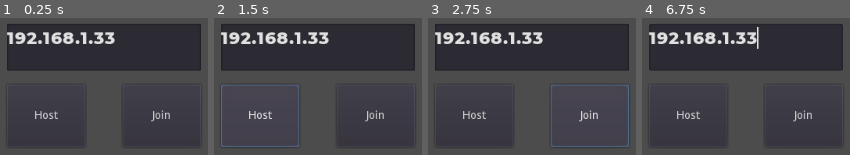
Above: before the commit, frames 1-4 (left to right).
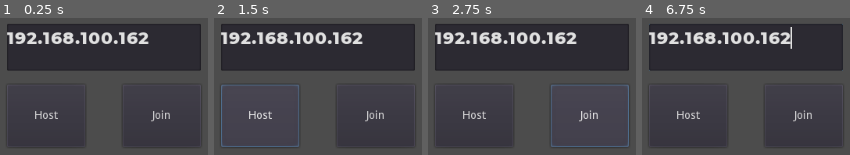
Above: after the commit, the same moments.

Repository: renosyah/mini-thunder
Game: Godot game, scene res://menu/lobby/lobby.tscn
Two runs of this game, one before a commit and one after it. Both use one fixed random seed, a clock stepped at 60 frames per second and the inputs below.
Inputs (mouse positions are in pixels of both pictures, inside the frame that each line leads up to):
- Up to frame 1 (0.25 s): no input
- Up to frame 2 (1.5 s): tap Enter at 0.5 s; move the mouse to (outside the picture) at 0.52 s; hold Right (ui_right) 0.53-1.25 s; click (outside the picture) at 0.67 s; click "Host" at 1.25 s
- Up to frame 3 (2.75 s): click "Join" at 2 s
- Up to frame 4 (6.75 s): drag from (outside the picture) to (706, 148) at 2.77 s; move the mouse to (outside the picture) at 3.52 s; hold Right (ui_right) 3.53-4.25 s; drag from (706, 148) to (outside the picture) at 4.27 s; move the mouse to (outside the picture) at 5.02 s; hold Left (ui_left) 5.03-5.75 s; drag from (outside the picture) to (outside the picture) at 5.77 s; move the mouse to (785, 54) at 6.52 s; hold Down (ui_down) from 6.53 s (still down); click (785, 54) at 6.67 s

The runs differ from the first frame. In frame 1, 1.7% of the frame differs, in the area x 42-72%, y 10-19%; in frame 2, 1.7%; in frame 3, 1.7%; in frame 4, 2.0%, in the area x 42-73%, y 6-23%.

Commit message:
interpolate without tween

Diff:
--- a/assets/rotating-camera/rotating-camera.gd
+++ b/assets/rotating-camera/rotating-camera.gd
@@ -5,11 +5,11 @@
 export var horizontal_rotation_speed :float = 25.0
 export var facing_direction :Vector2 = Vector2.ZERO
 
-func get_horizontal_rotation() -> float:
-	return rotation.y
+func get_facing_direction():
+	return Vector2(rotation.x, rotation.y)
 
-func get_vertical_elevation() -> float:
-	return rotation.x
+func get_camera_basis() -> Basis:
+	return get_global_transform().basis
 
 func _process(delta):
 	rotation_degrees.y += -facing_direction.x * horizontal_rotation_speed * delta
--- a/entity/BaseEntity.gd
+++ b/entity/BaseEntity.gd
@@ -59,6 +59,8 @@
 
 ############################################################
 func _ready() -> void:
+	set_network_master(Network.PLAYER_HOST_ID)
+
 	if not _is_network_running():
 		return
 
--- a/entity/unit/BaseUnit.gd
+++ b/entity/unit/BaseUnit.gd
@@ -19,8 +19,6 @@
 onready var _gravity :float = (ProjectSettings.get_setting("physics/3d/default_gravity") * gravity_multiplier)
 onready var _floor_max_angle: float = deg2rad(45.0)
 
-var _tween_movement :Tween
-
 ################################################################
 # multiplayer
 func _network_timmer_timeout() -> void:
@@ -31,28 +29,14 @@
 
 	if _is_master():
 		rset_unreliable("_puppet_translation", translation)
-		rset_unreliable("_puppet_rotation", Vector3(rotation.x, rotation.y, rotation.z))
+		rset_unreliable("_puppet_rotation", rotation)
 		rset_unreliable("_puppet_facing_direction", facing_direction)
 
-puppet var _puppet_translation :Vector3 setget _set_puppet_translation
-func _set_puppet_translation(_val :Vector3) -> void:
-	_puppet_translation = _val
+puppet var _puppet_translation :Vector3
+puppet var _puppet_rotation :Vector3
 
-	if is_dead:
-		return
-
-	if _is_master():
-		return
-
-	_tween_movement.interpolate_property(self,"translation", translation, _puppet_translation, Network.LATENCY_TWEEN)
-	_tween_movement.start()
-
-puppet var _puppet_rotation :Vector3 setget _set_puppet_rotation
-func _set_puppet_rotation(_val :Vector3) -> void:
-	_puppet_rotation = _val
-
-puppet var _puppet_facing_direction :Vector2 setget _set_puppet_facing_direction
-func _set_puppet_facing_direction(val :Vector2) -> void:
+puppet var _puppet_facing_direction :Vector2 setget _set_facing_direction
+func _set_facing_direction(val :Vector2) -> void:
 	_puppet_facing_direction = val
 	facing_direction = _puppet_facing_direction
 
@@ -62,8 +46,7 @@
 ################################################################
 # function main
 func _ready() -> void:
-	_tween_movement = Tween.new()
-	add_child(_tween_movement)
+	pass
 
 ################################################################
 # function action
@@ -83,6 +66,7 @@
 
 func puppet_moving(delta :float) -> void:
 	.puppet_moving(delta)
+	translation = translation.linear_interpolate(_puppet_translation, 2.5 * delta)
 	rotation.x = lerp_angle(rotation.x, _puppet_rotation.x, 5 * delta)
 	rotation.y = lerp_angle(rotation.y, _puppet_rotation.y, 5 * delta)
 	rotation.z = lerp_angle(rotation.z, _puppet_rotation.z, 5 * delta)
--- a/gameplay/BaseGameplay.gd
+++ b/gameplay/BaseGameplay.gd
@@ -28,14 +28,6 @@
 func setup_ui():
 	_ui = preload("res://gameplay/test/ui/ui.tscn").instance()
 	add_child(_ui)
-	_ui.connect("on_joystick_input", self, "on_joystick_input")
-	_ui.connect("on_camera_control_input", self, "on_camera_control_input")
-
-func on_joystick_input(output :Vector2):
-	pass
-
-func on_camera_control_input(event : InputEvent):
-	pass
 
 ################################################################
 # camera
--- a/gameplay/test/client/battle.gd
+++ b/gameplay/test/client/battle.gd
@@ -1,11 +1,6 @@
 extends BaseGameplay
 
 var _unit :BaseUnit
-
-var command_move_direction :Vector2
-var command_facing_direction :Vector2
-var command_climb_direction :float
-var command_atack :bool
 
 onready var training_helicopter :BaseVTolUnit = $training_helicopter
 onready var training_tank :BaseGroundUnit = $training_tank
@@ -13,10 +8,6 @@
 
 # Called when the node enters the scene tree for the first time.
 func _ready():
-	training_helicopter.set_network_master(Network.PLAYER_HOST_ID)
-	training_tank.set_network_master(Network.PLAYER_HOST_ID)
-	training_aircraft.set_network_master(Network.PLAYER_HOST_ID)
-
 	_unit = training_tank
 	_choose_tank()
 	_ui.connect("tank", self, "_choose_tank")
@@ -37,25 +28,19 @@
 	_unit = training_aircraft
 	_camera.rotation.y = _unit.rotation.y
 
+func _process(delta):
+	_camera.facing_direction = _ui.camera_control.get_facing_direction()
+	_camera.translation = _unit.translation
+
 func on_client_pool_network_request():
 	if not is_network_on():
 		return
 
-	rpc_unreliable_id(Network.PLAYER_HOST_ID, "_send_command", _unit.get_path(), {
-		"command_move_direction":command_move_direction,
-		"command_facing_direction":command_facing_direction,
-		"command_climb_direction":command_climb_direction,
-		"command_atack":command_atack,
-		"command_camera_basis": _camera.get_global_transform().basis,
-	})
-
-func _process(delta):
-	_camera.facing_direction = _ui.camera_control.get_facing_direction()
-	_camera.translation = _unit.translation
-	command_facing_direction = Vector2(_camera.get_vertical_elevation(), _camera.get_horizontal_rotation())
-	command_climb_direction = 1 if _ui.is_up_pressed() else -1 if _ui.is_down_pressed() else 0
-	command_atack = _ui.is_fire_pressed()
-
-func on_joystick_input(output :Vector2):
-	.on_joystick_input(output)
-	command_move_direction = output
+	var command :Dictionary = {
+		"command_move_direction": _ui.joystick_move_direction(),
+		"command_facing_direction": _camera.get_facing_direction(),
+		"command_climb_direction": 1 if _ui.is_up_pressed() else -1 if _ui.is_down_pressed() else 0,
+		"command_atack": _ui.is_fire_pressed(),
+		"command_camera_basis": _camera.get_camera_basis(),
+	}
+	rpc_unreliable_id(Network.PLAYER_HOST_ID, "_send_command", _unit.get_path(), command)
--- a/gameplay/test/host/battle.gd
+++ b/gameplay/test/host/battle.gd
@@ -1,11 +1,6 @@
 extends BaseGameplay
 
 var _unit :BaseUnit
-
-var command_move_direction :Vector2
-var command_facing_direction :Vector2
-var command_climb_direction :float
-var command_atack :bool
 
 onready var training_helicopter :BaseVTolUnit = $training_helicopter
 onready var training_tank :BaseGroundUnit = $training_tank
@@ -13,10 +8,6 @@
 
 # Called when the node enters the scene tree for the first time.
 func _ready():
-	training_helicopter.set_network_master(Network.PLAYER_HOST_ID)
-	training_tank.set_network_master(Network.PLAYER_HOST_ID)
-	training_aircraft.set_network_master(Network.PLAYER_HOST_ID)
-
 	_unit = training_tank
 	_choose_tank()
 	_ui.connect("tank", self, "_choose_tank")
@@ -36,31 +27,18 @@
 	_camera.rotation.y = _unit.rotation.y
 
 func _process(delta):
-	_camera.facing_direction = _ui.camera_control.get_facing_direction()
+	_camera.facing_direction = _ui.camera_facing_direction()
 	_camera.translation = _unit.translation
-	_unit.facing_direction = Vector2(_camera.get_vertical_elevation(), _camera.get_horizontal_rotation())
-
-	if _unit is BaseVTolUnit:
-		_unit.climb_direction = 1 if _ui.is_up_pressed() else -1 if _ui.is_down_pressed() else 0
-
-	if _unit is BaseGroundUnit:
-		_unit.camera_basis = _camera.get_global_transform().basis
-
-	if _unit is BaseFixedWingUnit:
-		_unit.climb_direction = 1 if _ui.is_up_pressed() else -1 if _ui.is_down_pressed() else 0
-
-	if _ui.is_fire_pressed():
-		_unit.attack()
-
-
-func on_joystick_input(output :Vector2):
-	.on_joystick_input(output)
-	_unit.move_direction = output
+	var command :Dictionary = {
+		"command_move_direction": _ui.joystick_move_direction(),
+		"command_facing_direction":_camera.get_facing_direction(),
+		"command_climb_direction": 1 if _ui.is_up_pressed() else -1 if _ui.is_down_pressed() else 0,
+		"command_atack": _ui.is_fire_pressed(),
+		"command_camera_basis": _camera.get_camera_basis(),
+	}
+	_send_command(_unit.get_path(), command)
 
 remote func _send_command(_to_unit :NodePath, _command : Dictionary):
-	if not is_server():
-		return
-
 	var to_unit = get_node_or_null(_to_unit)
 	if not is_instance_valid(to_unit):
 		return
--- a/gameplay/test/ui/ui.gd
+++ b/gameplay/test/ui/ui.gd
@@ -3,11 +3,6 @@
 signal tank
 signal heli
 signal fix_wing
-
-signal engine_status(is_on)
-
-signal on_joystick_input(output)
-signal on_camera_control_input(event)
 
 var events : Dictionary = {}
 onready var virtual_joystick = $CanvasLayer/Control/virtual_joystick
@@ -25,9 +20,6 @@
 	down.hide()
 	camera_control.hide()
 
-func _on_virtual_joystick_on_joystick_input(output):
-	emit_signal("on_joystick_input", output)
-
 func is_up_pressed():
 	return up.pressed
 
@@ -36,6 +28,12 @@
 
 func is_fire_pressed():
 	return fire.pressed
+
+func joystick_move_direction() -> Vector2:
+	return virtual_joystick.get_output()
+
+func camera_facing_direction() -> Vector2:
+	return camera_control.get_facing_direction()
 
 func _on_fix_wing_pressed():
 	hide_control()
--- a/gameplay/test/ui/ui.tscn
+++ b/gameplay/test/ui/ui.tscn
@@ -73,7 +73,6 @@
 margin_right = 0.0
 margin_bottom = 0.0
 mouse_filter = 2
-joystick = NodePath("../virtual_joystick")
 
 [node name="virtual_joystick" parent="CanvasLayer/Control" instance=ExtResource( 1 )]
 anchor_top = 1.0
@@ -144,4 +143,3 @@
 [connection signal="pressed" from="CanvasLayer/Control/HBoxContainer/tank" to="." method="_on_tank_pressed"]
 [connection signal="pressed" from="CanvasLayer/Control/HBoxContainer/heli" to="." method="_on_heli_pressed"]
 [connection signal="pressed" from="CanvasLayer/Control/HBoxContainer/fix_wing" to="." method="_on_fix_wing_pressed"]
-[connection signal="on_joystick_input" from="CanvasLayer/Control/virtual_joystick" to="." method="_on_virtual_joystick_on_joystick_input"]
--- a/menu/lobby/ui/ui.tscn
+++ b/menu/lobby/ui/ui.tscn
@@ -29,7 +29,7 @@
 margin_bottom = 60.0
 rect_min_size = Vector2( 0, 60 )
 custom_fonts/font = ExtResource( 2 )
-text = "192.168.1.33"
+text = "192.168.100.162"
 
 [node name="MarginContainer" type="MarginContainer" parent="CanvasLayer/Control/VBoxContainer"]
 margin_top = 64.0
